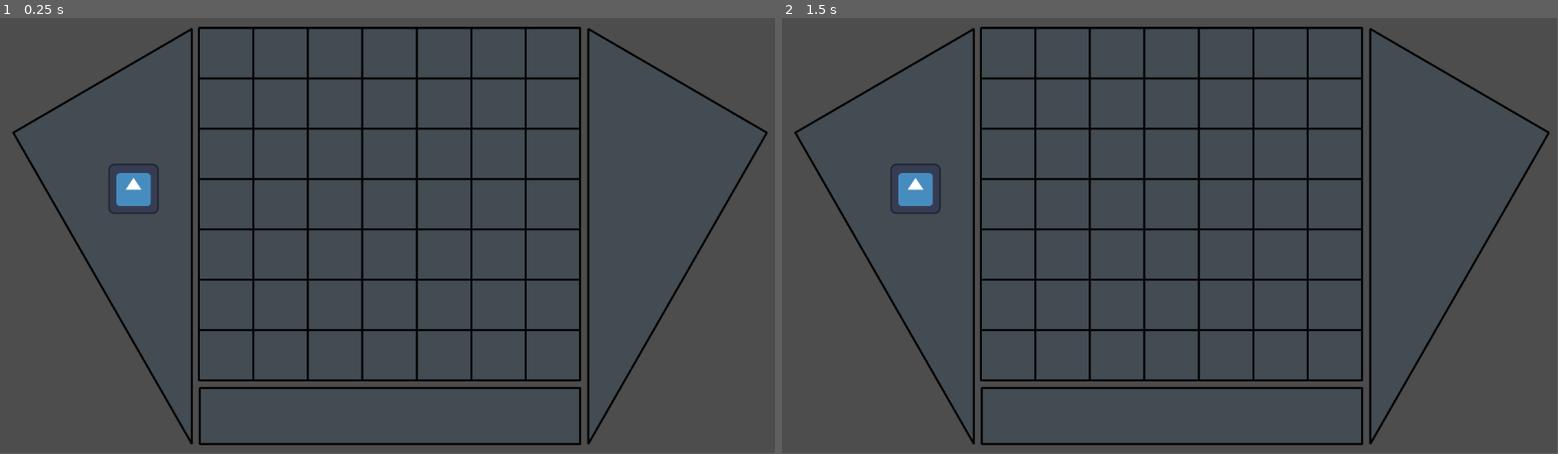
Above: before the commit, frames 1-2 (left to right).
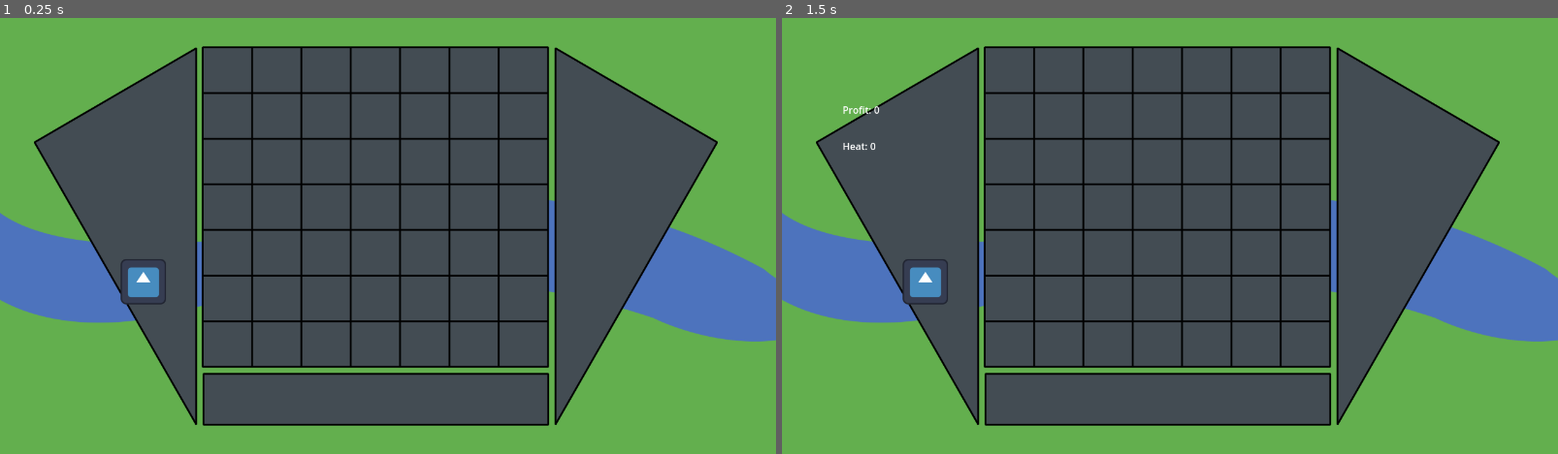
Above: after the commit, the same moments.

Repository: mirthfool/13DMD
Game: Godot game, scene res://Scenes/game.tscn
Two runs of this game, one before a commit and one after it. Both use one fixed random seed, a clock stepped at 60 frames per second and the inputs below. The project has no main scene, so this scene is started directly. The engine's default icon, where the game draws it, is replaced by a stand-in: a white triangle on a blue panel in a dark square.
Inputs:
- Up to frame 1 (0.25 s): no input
- Up to frame 2 (1.5 s): tap Enter at 0.5 s; hold Space (ui_select) 0.53-1.28 s; hold Left (ui_left) from 1.28 s (still down); tap Space (ui_select) at 1.35 s
In our replay, the window is 799x449 before the commit and 800x450 after it. These sizes can differ from the game's own. Grey fills any space a smaller window leaves; there, only what the larger window draws over its background counts as a difference.

The runs differ from the first frame. In frame 1, 52% of the frame differs, in the area x 0-100%, y 0-100%; in frame 2, 52%.

Commit message:
idk I haven't commited in a while

Diff:
--- a/Scenes/game.tscn
+++ b/Scenes/game.tscn
@@ -1,30 +1,77 @@
-[gd_scene load_steps=5 format=3 uid="uid://cook1stjw8ddt"]
+[gd_scene load_steps=10 format=3 uid="uid://cook1stjw8ddt"]
 
+[ext_resource type="Texture2D" uid="uid://bgjt06mx6uld5" path="res://Assets/BG1.png" id="1_1l0tm"]
 [ext_resource type="Texture2D" uid="uid://cj6l2n0fwc5in" path="res://Assets/gameBoard.png" id="1_wrm1d"]
 [ext_resource type="Script" uid="uid://wm8w7k57p6pa" path="res://src/instance_dragables.gd" id="2_qxrlw"]
+[ext_resource type="Script" uid="uid://5fnwjsugrm3y" path="res://src/background.gd" id="2_v158k"]
 [ext_resource type="PackedScene" uid="uid://dhfeij17b67ig" path="res://Scenes/texture_rect.tscn" id="3_3dryh"]
+[ext_resource type="Script" uid="uid://bmg3myaiqoked" path="res://src/processor_resource.gd" id="4_i6g32"]
 [ext_resource type="Texture2D" uid="uid://clgnwxtbeyxeh" path="res://Assets/icon.svg" id="4_wowpa"]
+[ext_resource type="Script" uid="uid://uw2bwnd1whl1" path="res://src/scoredisplay.gd" id="5_wowpa"]
+
+[sub_resource type="Resource" id="Resource_1l0tm"]
+script = ExtResource("4_i6g32")
+income_per_day = 6
+heat_per_day = 6
+name = ""
+sprite = ExtResource("4_wowpa")
+power_per_day = 6
+metadata/_custom_type_script = "uid://bmg3myaiqoked"
 
 [node name="Node2D" type="Node2D"]
 
-[node name="GameBoard" type="Sprite2D" parent="."]
-position = Vector2(579.824, 324.75)
-scale = Vector2(0.596836, 0.596836)
+[node name="Background" type="TextureRect" parent="."]
+offset_right = 1280.0
+offset_bottom = 720.0
+texture = ExtResource("1_1l0tm")
+expand_mode = 1
+script = ExtResource("2_v158k")
+pollution_states = Array[Texture2D]([ExtResource("1_1l0tm")])
+metadata/_edit_use_anchors_ = true
+
+[node name="GameBoardSprite" type="Sprite2D" parent="."]
+position = Vector2(620, 360)
+scale = Vector2(0.6, 0.6)
 texture = ExtResource("1_wrm1d")
 
-[node name="GridContainer" type="GridContainer" parent="."]
-offset_left = 297.0
-offset_top = 14.0
-offset_right = 864.0
-offset_bottom = 542.0
+[node name="GameGrid" type="GridContainer" parent="."]
+offset_left = 339.0
+offset_top = 51.0
+offset_right = 339.0
+offset_bottom = 51.0
 theme_override_constants/h_separation = 6
 theme_override_constants/v_separation = 0
 columns = 7
 script = ExtResource("2_qxrlw")
 
 [node name="TextureRect" parent="." instance=ExtResource("3_3dryh")]
-offset_left = 161.0
-offset_top = 217.0
-offset_right = 236.0
-offset_bottom = 292.0
-texture = ExtResource("4_wowpa")
+offset_left = 199.0
+offset_top = 398.0
+offset_right = 274.0
+offset_bottom = 473.0
+tile = SubResource("Resource_1l0tm")
+
+[node name="ScoreSystem" type="Control" parent="." node_paths=PackedStringArray("game_board", "profit_display", "heat_display")]
+layout_mode = 3
+anchors_preset = 0
+script = ExtResource("5_wowpa")
+game_board = NodePath("../GameGrid")
+profit_display = NodePath("Profit")
+heat_display = NodePath("Heat")
+
+[node name="Profit" type="Label" parent="ScoreSystem"]
+layout_mode = 0
+offset_left = 100.0
+offset_top = 140.0
+offset_right = 240.0
+offset_bottom = 180.0
+
+[node name="Heat" type="Label" parent="ScoreSystem"]
+layout_mode = 0
+offset_left = 100.0
+offset_top = 200.0
+offset_right = 240.0
+offset_bottom = 240.0
+
+[node name="Camera2D" type="Camera2D" parent="."]
+anchor_mode = 0
--- a/project.godot
+++ b/project.godot
@@ -13,3 +13,8 @@
 config/name="13dmd"
 config/features=PackedStringArray("4.4", "Forward Plus")
 config/icon="res://icon.svg"
+
+[display]
+
+window/size/viewport_width=1280
+window/size/viewport_height=720
--- /dev/null
+++ b/src/background.gd
@@ -0,0 +1,9 @@
+extends TextureRect
+
+@export var pollution_states: Array[Texture2D];
+
+func _ready() -> void:
+	texture = pollution_states[0];
+
+func update_state(stateidx: int) -> void:
+	texture = pollution_states[stateidx];
--- /dev/null
+++ b/src/cooler_resource.gd
@@ -0,0 +1,3 @@
+class_name Cooler extends Tile
+
+@export var heat_per_day: int
--- a/src/instance_dragables.gd
+++ b/src/instance_dragables.gd
@@ -1,21 +1,21 @@
-extends GridContainer
+class_name GameBoard extends GridContainer
 
-@onready var dragable := preload("res://Scenes/texture_rect.tscn")
+@onready var dragable: Resource = preload("res://Scenes/texture_rect.tscn")
 
 @onready var max_col: int = 7
 @onready var max_row: int = 7
 
 func _ready() -> void:
-	for i in range(max_col * max_row):
+	for i: int in range(max_col * max_row):
 		add_child(dragable.instantiate())
 
 func _input(event: InputEvent) -> void:
 	if event.is_action_pressed("ui_select"):
-		get_active_textures()
+		print(get_active_tiles())
 
-func get_active_textures() -> Array[TextureRect]:
-	var active_textures: Array[TextureRect]
-	for child:TextureRect in find_children("*", "TextureRect", false, false):
+func get_active_tiles() -> Array[Tile]:
+	var active_textures: Array[Tile]
+	for child:GridSquare in find_children("*", "GridSquare", false, false):
 		if child.texture != null:
-			active_textures.append(child)
+			active_textures.append(child.tile)
 	return active_textures
--- /dev/null
+++ b/src/processor_resource.gd
@@ -0,0 +1,4 @@
+class_name Processor extends Tile
+
+@export var income_per_day: int
+@export var heat_per_day: int
--- /dev/null
+++ b/src/scoredisplay.gd
@@ -0,0 +1,30 @@
+extends Node
+
+@export var game_board: GameBoard
+
+var profit: int = 0;
+@export var profit_display: Label;
+
+# TODO: Change to include power impacts in future.
+var heat_produced: int = 0;
+@export var heat_display: Label;
+
+func _input(event: InputEvent) -> void:
+	if event.is_action_pressed("ui_left"):
+		update_scores();
+		print(profit);
+		profit_display.text = "Profit: %d" % profit
+		print(heat_produced);
+		heat_display.text = "Heat: %d" % heat_produced
+
+func update_scores() -> void:
+	var tiles: Array[Tile] = game_board.get_active_tiles();
+	for tile:Tile in tiles:
+		profit -= tile.power_per_day
+		if tile is Processor:
+			tile = tile as Processor;
+			profit += tile.income_per_day;
+			heat_produced += tile.heat_per_day;
+		elif tile is Processor:
+			tile = tile as Cooler;
+			heat_produced += tile.heat_per_day;
--- a/src/texture_rect.gd
+++ b/src/texture_rect.gd
@@ -1,31 +1,45 @@
-extends TextureRect
+class_name GridSquare extends TextureRect
 
-var previous_texture
+var previous_texture: Texture2D
+var previous_tile: Tile
+@export var tile: Tile
+
+func _ready() -> void:
+	await get_tree().physics_frame
+	if tile != null:
+		texture = tile.sprite
 
 func _get_drag_data(_at_position: Vector2) -> Variant:
 	previous_texture = texture
+	previous_tile = tile
+	texture = tile.sprite
 	var preview_texture: TextureRect = TextureRect.new()
-	preview_texture.texture = texture
+	preview_texture.texture = tile.sprite
 	preview_texture.expand_mode = TextureRect.EXPAND_IGNORE_SIZE
 	preview_texture.size = Vector2(70, 70)
 	preview_texture.position = -0.5 * preview_texture.size
+	var preview_tile = tile
 
 	var preview: Control = Control.new()
 	preview.add_child(preview_texture)
 
 	set_drag_preview(preview)
 	texture = null
+	tile = null
 
-	return preview_texture.texture
+	return preview_tile
 
 func _can_drop_data(_at_position: Vector2, data: Variant) -> bool:
-	return data is Texture2D
+	return data is Tile
 
 func _drop_data(_at_position: Vector2, data: Variant) -> void:
-	texture = data
+	texture = data.sprite
+	tile = data
 
 func _notification(what: int) -> void:
 	if what == NOTIFICATION_DRAG_END and not is_drag_successful():
 		texture = previous_texture
+		tile = previous_tile
 	if what == NOTIFICATION_DRAG_END and is_drag_successful():
 		previous_texture = null
+		previous_tile = null
--- /dev/null
+++ b/src/tile_resource.gd
@@ -0,0 +1,5 @@
+class_name Tile extends Resource
+
+@export var name: String
+@export var sprite: Texture2D
+@export var power_per_day: int
Binary file added: Assets/BG1.png
Not shown, added: Assets/BG1.png.import
Not shown, added: src/background.gd.uid
Not shown, added: src/cooler_resource.gd.uid
Not shown, added: src/processor_resource.gd.uid
Not shown, added: src/scoredisplay.gd.uid
Not shown, added: src/tile_resource.gd.uid
